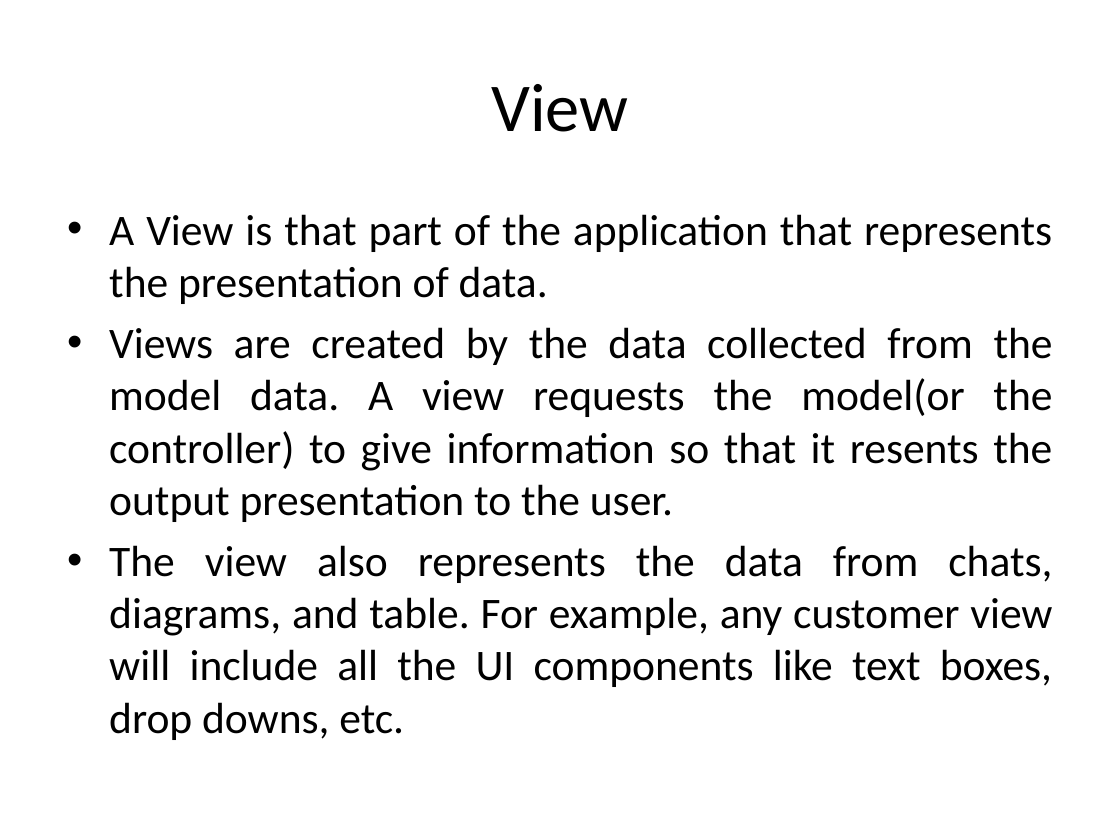
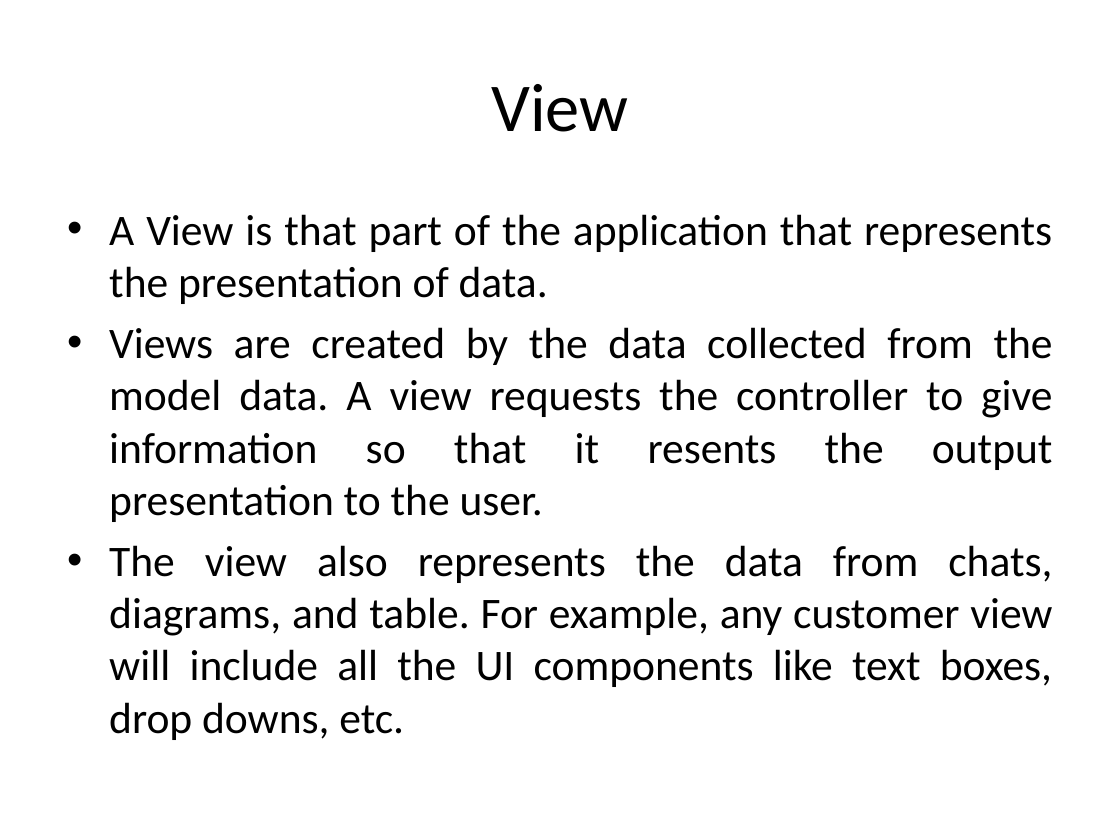
Before and after one commit to ProgrammingStairs/ITEP16, a slide deck: slide 44 of Advance Java/1 Advance_java_servlet/advance java intro.pptx. Drawn at 1120x840 pixels with LibreOffice and Linux fonts; fonts in the diff are those of the drawing. Boxes give left, top, right and bottom in pixels: in the first picture for what was removed or moved away, otherwise in the second. Text is boxed around its words. In the diff, an @@ line names an element or a change of style, - is before the commit and + after.

```diff
--- a/Advance Java/1 Advance_java_servlet/advance java intro.pptx
+++ b/Advance Java/1 Advance_java_servlet/advance java intro.pptx
@@ text at [109, 327, 1053, 522]: text changed @@
-• Views are created by the data collected from the model data. A view requests the model(or the controller) to give information so that it resents the output presentation to the user.
+• Views are created by the data collected from the model data. A view requests the controller to give information so that it resents the output presentation to the user.
```
Also in this commit, not shown: 3 slides removed, 22 other files.
